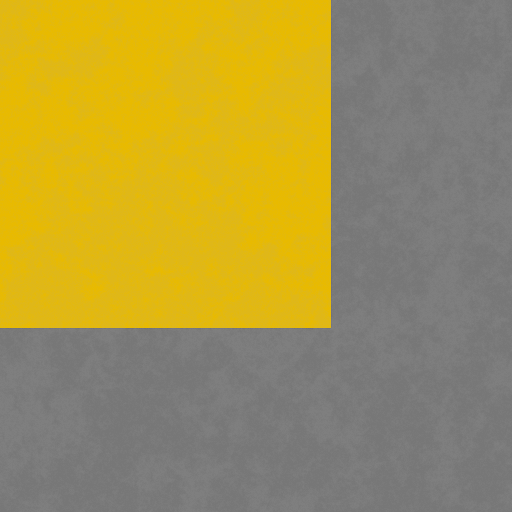
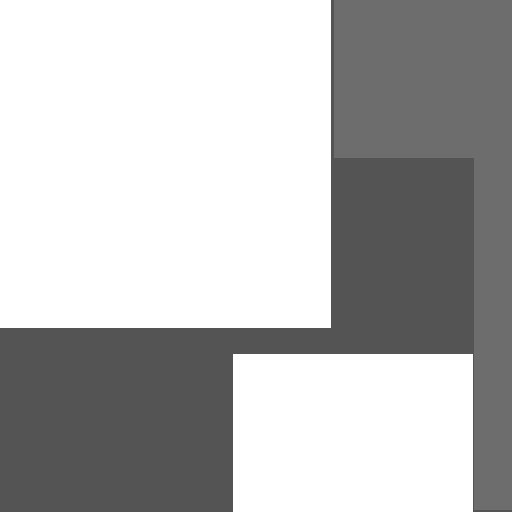
Two versions of the same layered image (512x512). Layer-by-layer changes:
showed "Warstwa #2", painted on it over [0, 0, 512, 512]
hid "Warstwa" over [0, 0, 512, 512]
hid "Tło" over [0, 0, 512, 512]
